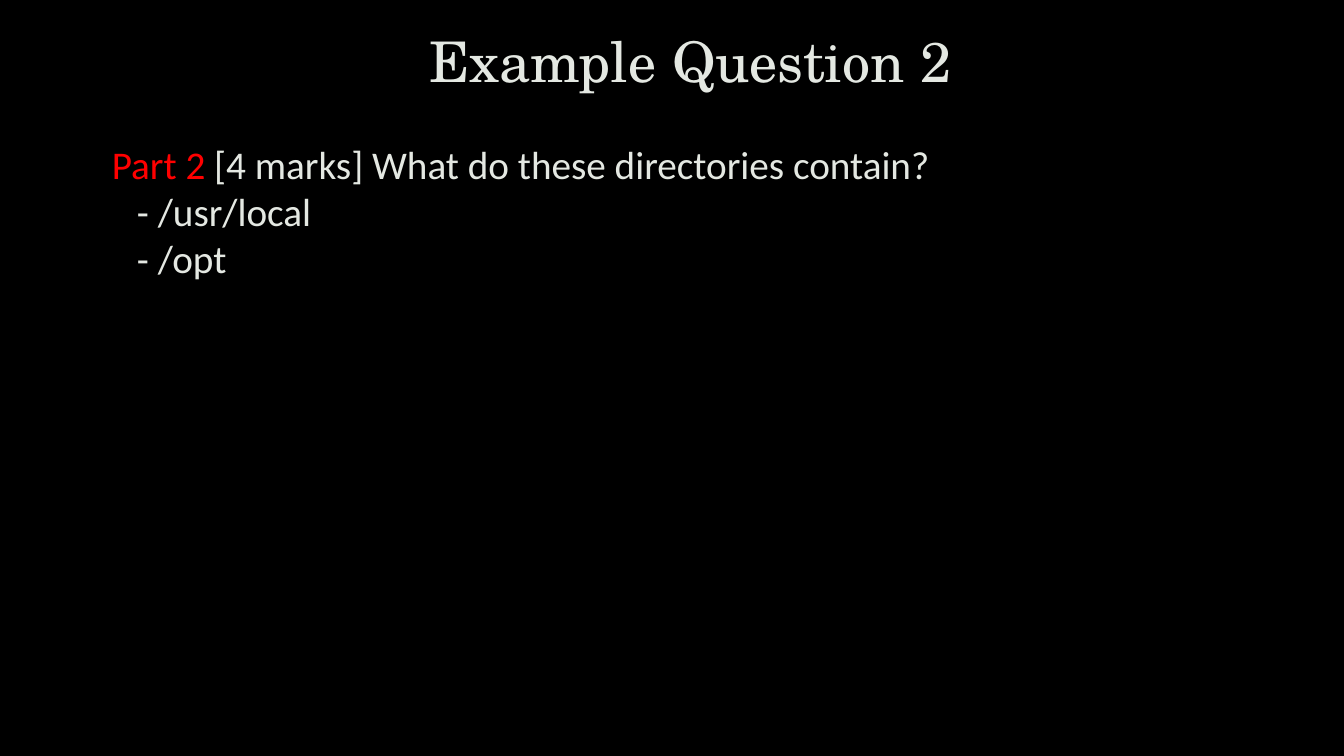
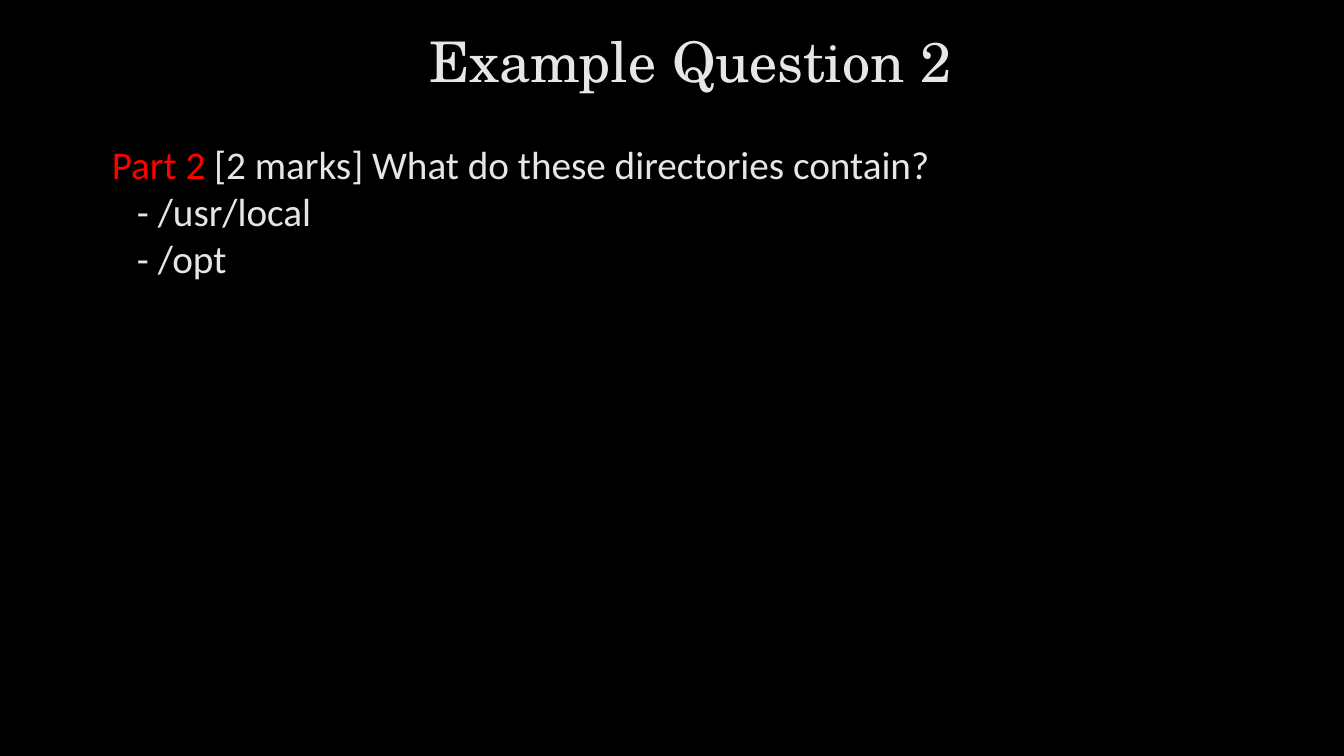
Before and after one commit to uwacyber/cits1003, a slide deck: slide 19 of cits1003-lecture_slides/CITS1003-B ExamExample-exercises.pptx. Drawn at 1344x756 pixels with LibreOffice and Linux fonts; fonts in the diff are those of the drawing; background and template pictures are left out. Boxes give left, top, right and bottom in pixels: in the first picture for what was removed or moved away, otherwise in the second. Text is boxed around its words. In the diff, an @@ line names an element or a change of style, - is before the commit and + after.

Commit message:
tweeks in part 2 Q2

```diff
--- a/cits1003-lecture_slides/CITS1003-B ExamExample-exercises.pptx
+++ b/cits1003-lecture_slides/CITS1003-B ExamExample-exercises.pptx
@@ text at [112, 150, 929, 185]: text changed @@
-Part 2 [4 marks] What do these directories contain?
+Part 2 [2 marks] What do these directories contain?
```
Also in this commit, not shown: 4 other slides changed.
